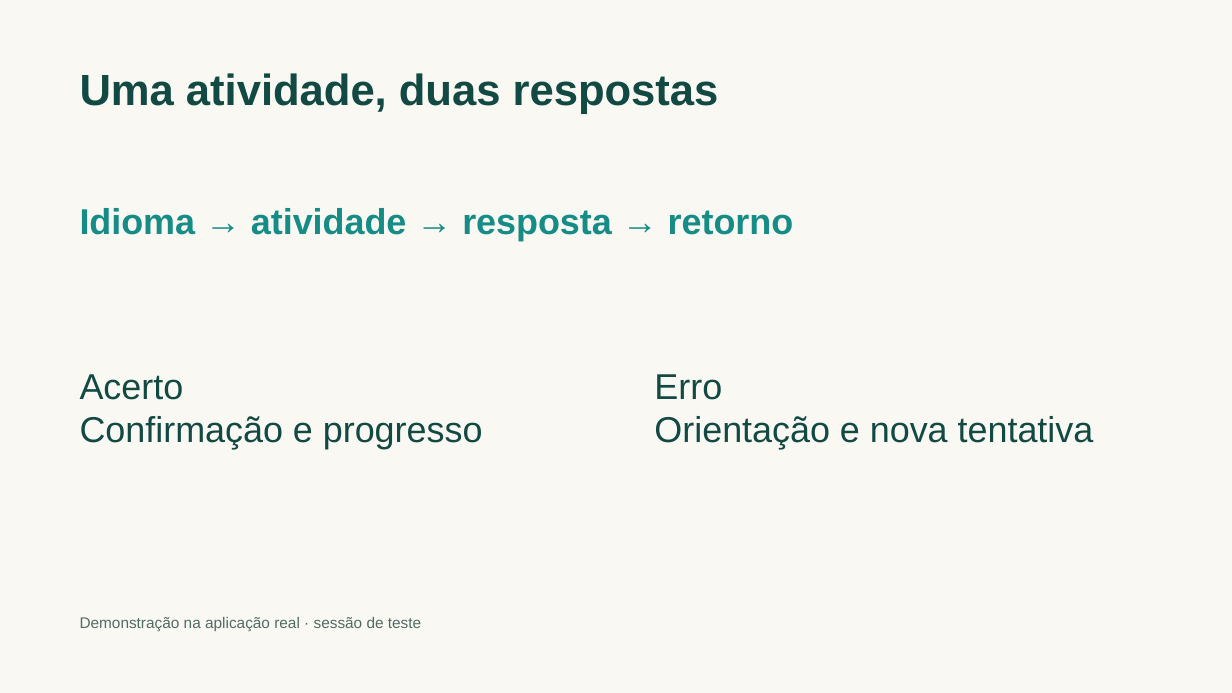
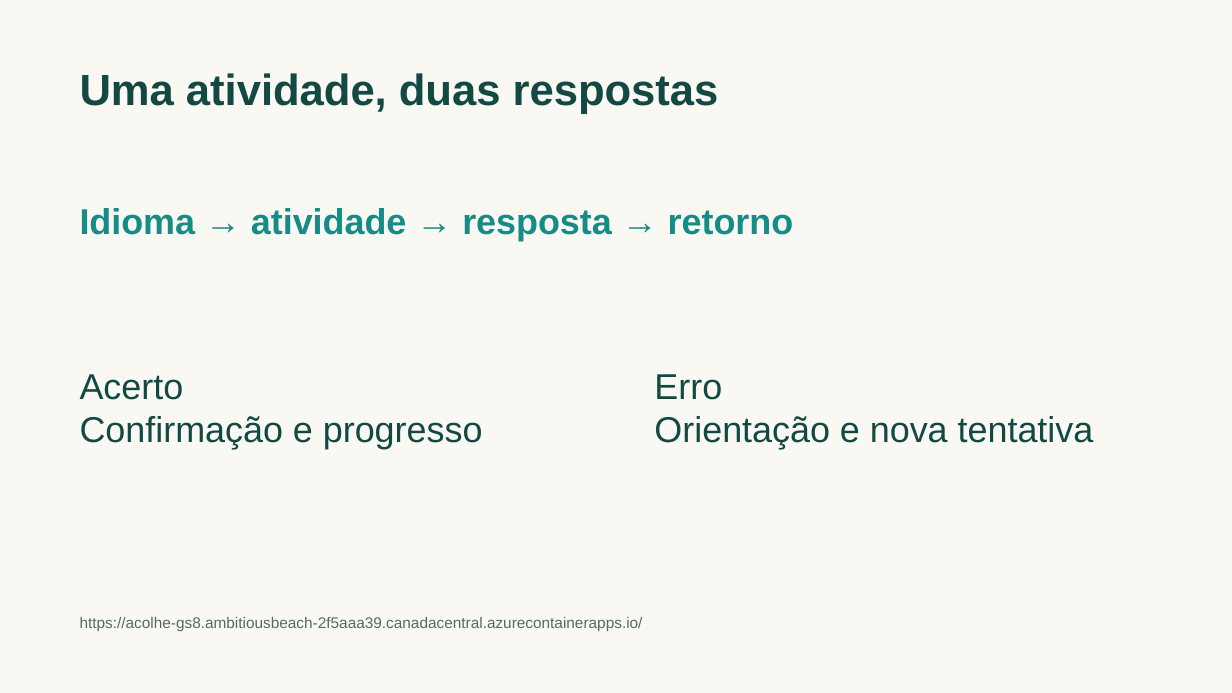
Before and after one commit to Acolhe-Projeto/Acolhe---GS8, a slide deck: slide 4 of Acolhe_Pitch.pptx. Drawn at 1232x693 pixels with LibreOffice and Linux fonts; fonts in the diff are those of the drawing. Boxes give left, top, right and bottom in pixels: in the first picture for what was removed or moved away, otherwise in the second. Text is boxed around its words. In the diff, an @@ line names an element or a change of style, - is before the commit and + after.

```diff
--- a/Acolhe_Pitch.pptx
+++ b/Acolhe_Pitch.pptx
@@ text at [80, 617, 643, 631]: text changed @@
-Demonstração na aplicação real · sessão de teste
+https://acolhe-gs8.ambitiousbeach-2f5aaa39.canadacentral.azurecontainerapps.io/
```
Also in this commit, not shown: 1 other slide changed, 6 other files.
